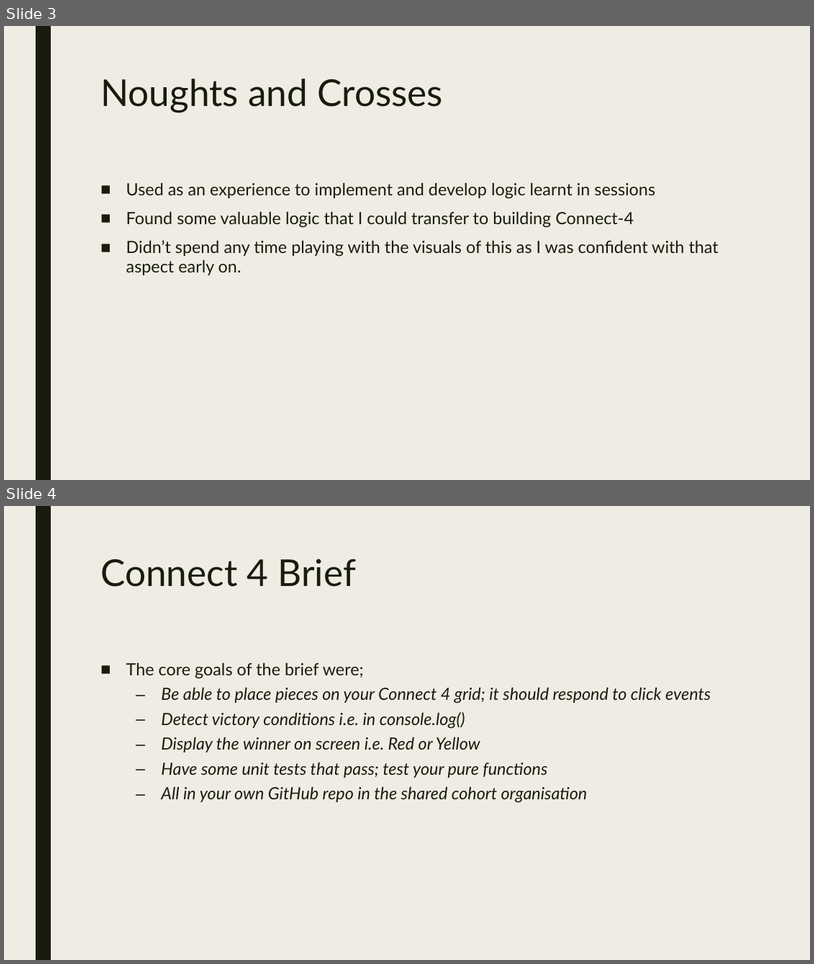
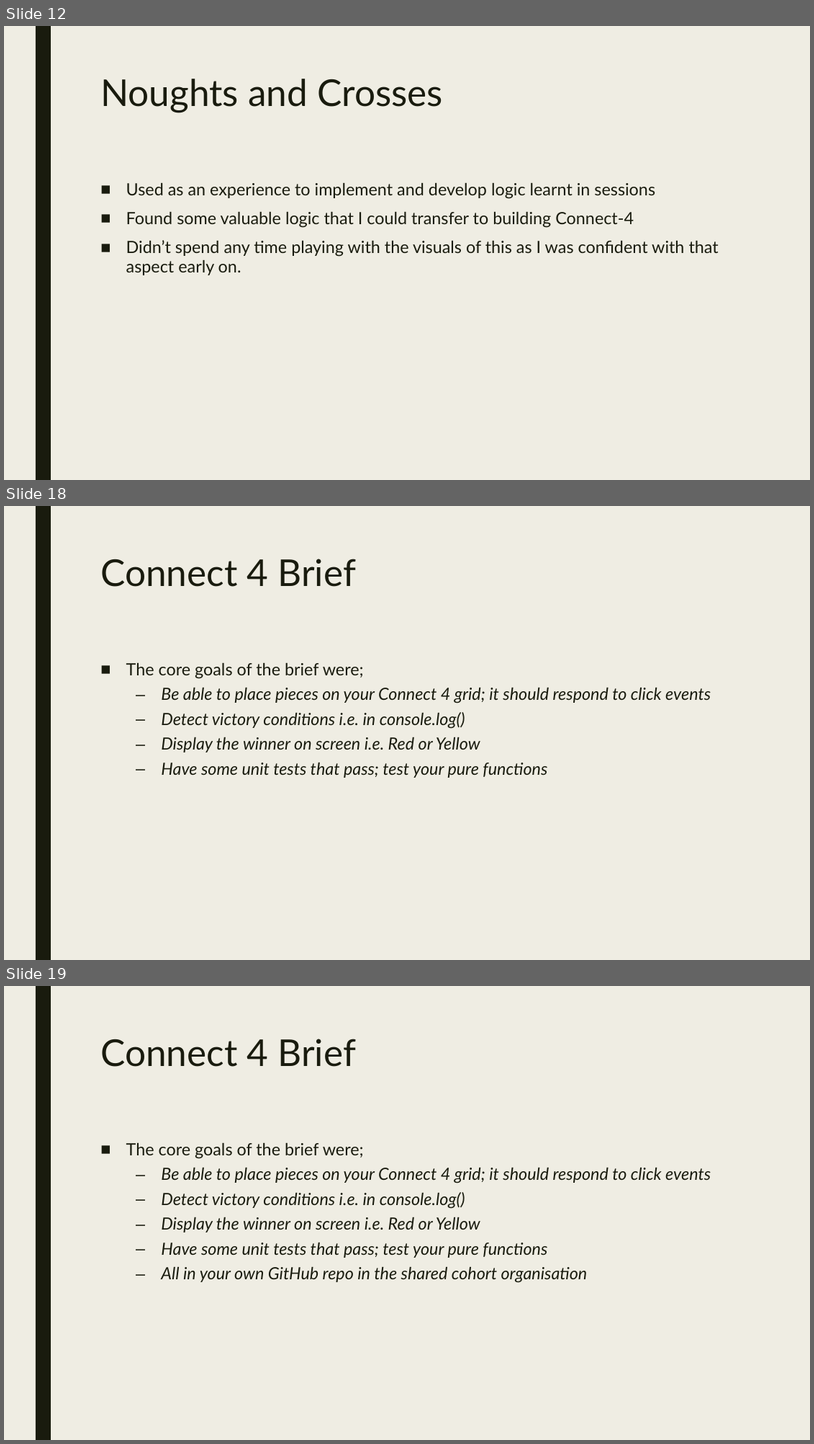
Before and after one commit to Sainsburys-bootcamp-2022/Aidan-Project, a slide deck: mini-project-presentation.pptx. Shown one above the other, each under a label of ours: slides 3 and 4 before the commit, slides 12, 18 and 19 after it; the slides between them are not shown. The pictures are 814x964 and 814x1444 pixels, drawn with LibreOffice and Linux fonts; fonts in the diff are those of the drawing. Boxes give left, top, right and bottom in pixels: in the first picture for what was removed or moved away, otherwise in the second. Text is boxed around its words. In the diff, an @@ line names an element or a change of style, - is before the commit and + after.

```diff
--- a/mini-project-presentation.pptx
+++ b/mini-project-presentation.pptx
@@ slide 18 added at <box>4,506,810,960</box>, background #EFEDE3; not listed: 1 template element that a slide beside it also shows @@
@@ title added at <box>100,559,357,587</box>, 44 pt, text #191B0E @@
+Connect 4 Brief
@@ text added at <box>126,662,711,777</box>, 20 pt, text #191B0E, italic @@
+■ The core goals of the brief were;
+  – Be able to place pieces on your Connect 4 grid; it should respond to click events
+  – Detect victory conditions i.e. in console.log()
+  – Display the winner on screen i.e. Red or Yellow
+  – Have some unit tests that pass; test your pure functions
@@ what was slide 3 is now slide 12 @@
@@ what was slide 4 is now slide 19 @@
```
Also in this commit, not shown: 2 slides changed, 34 other slides added, 2 other files.
